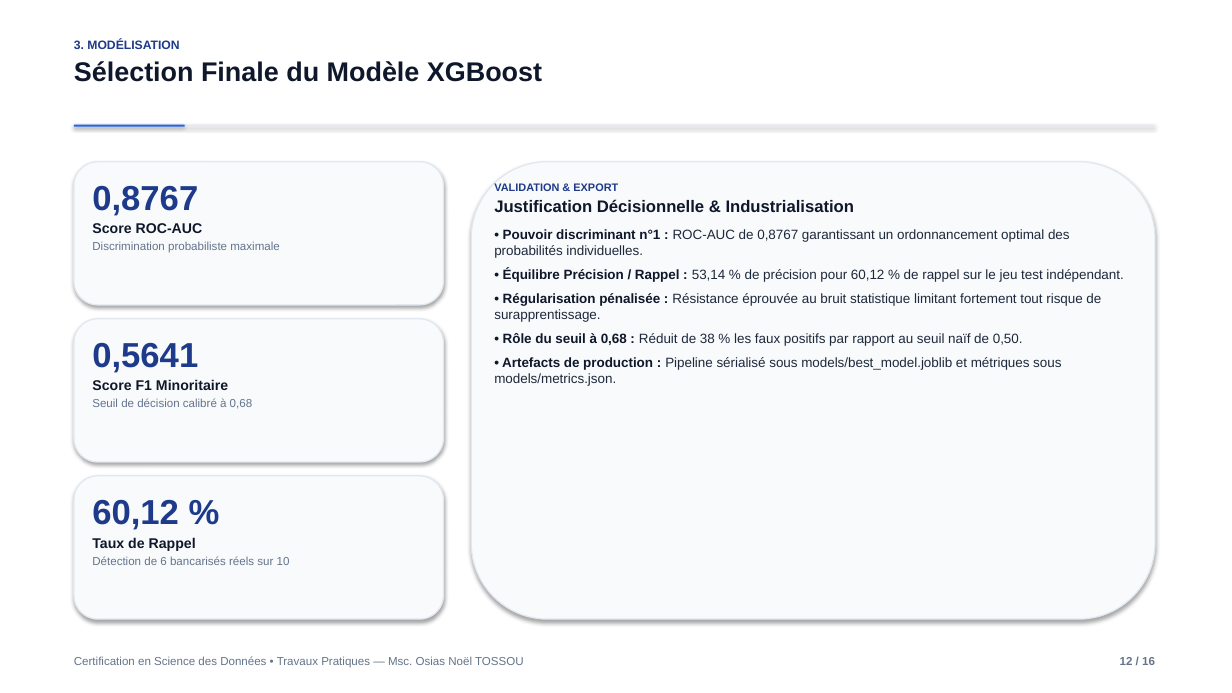
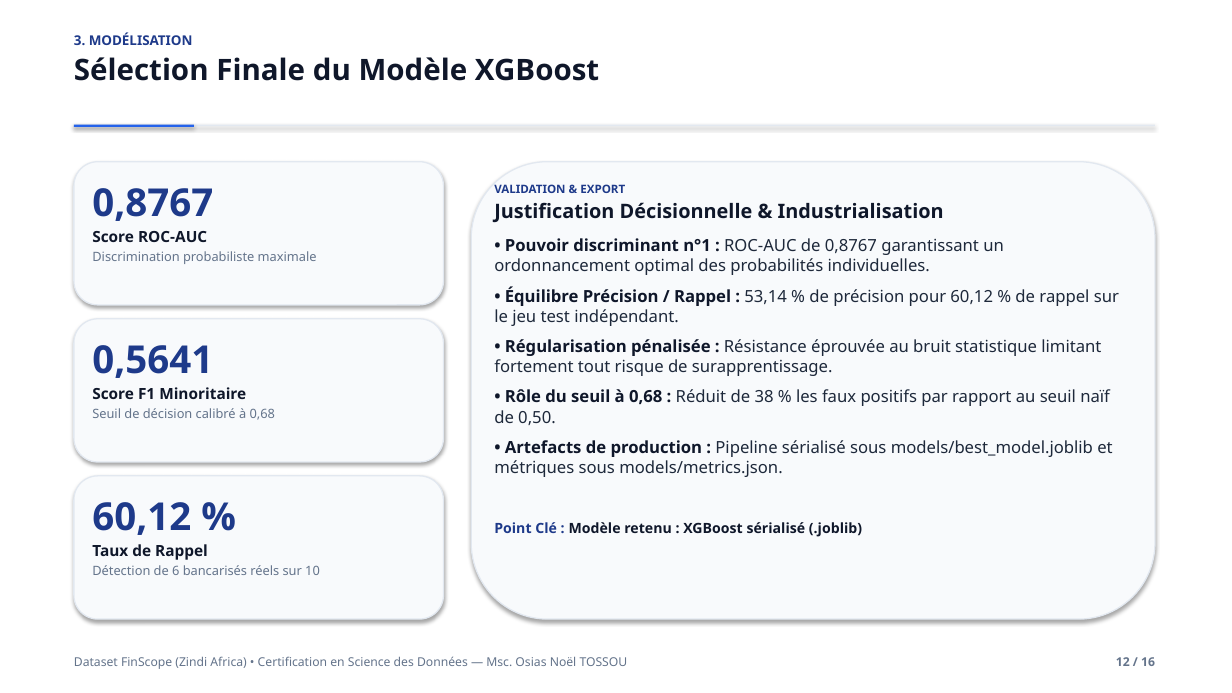
Before and after one commit to OLOUNLAD/Financial-inclusion-africa, a slide deck: slide 12 of Presentation_Soutenance.pptx. Drawn at 1232x693 pixels with LibreOffice and Linux fonts; fonts in the diff are those of the drawing. Boxes give left, top, right and bottom in pixels: in the first picture for what was removed or moved away, otherwise in the second. Text is boxed around its words. In the diff, an @@ line names an element or a change of style, - is before the commit and + after.

Commit message:
Redesign defense slides: highlight FinScope dataset, enlarge typography to 13pt, and balance card proportions

```diff
--- a/Presentation_Soutenance.pptx
+++ b/Presentation_Soutenance.pptx
@@ text "3. MODÉLISATION" at (x1=74, y1=32, x2=599, y2=81): size 9.5 to 10.5 pt in "3. MODÉLISATION"; font Arial to Noto Sans; size 21 to 23 pt in "Sélection Finale du Modèle XGBoost" @@
@@ rectangle resized from (x1=74, y1=125, x2=185, y2=127) to (x1=74, y1=125, x2=194, y2=128) @@
@@ text "0,8767" at (x1=92, y1=188, x2=317, y2=264): size 27 to 30 pt in "0,8767"; font Arial to Noto Sans; size 11 to 12 pt in "Score ROC-AUC"; size 9 to 10 pt in "Discrimination probabiliste maximale" @@
@@ text at (x1=494, y1=184, x2=1119, y2=477): size 8.5 to 9 pt in "VALIDATION & EXPORT"; font Arial to Noto Sans; size 13 to 15.5 pt in "Justification Décisionnelle & Industrialisation"; size 10.5 to 13 pt in "• Pouvoir discriminant n°1 : ROC-AUC de ...", "• Équilibre Précision / Rappel : 53,14 ...", "• Régularisation pénalisée : Résistance éprouvée au ...", "• Rôle du seuil à 0,68 : ..." and 1 more places; more space between paragraphs @@
@@ text "0,5641" at (x1=92, y1=345, x2=275, y2=420): size 27 to 30 pt in "0,5641"; font Arial to Noto Sans; size 11 to 12 pt in "Score F1 Minoritaire"; size 9 to 10 pt in "Seuil de décision calibré à 0,68" @@
@@ text "60,12 %" at (x1=92, y1=502, x2=320, y2=575): size 27 to 30 pt in "60,12 %"; font Arial to Noto Sans; size 11 to 12 pt in "Taux de Rappel"; size 9 to 10 pt in "Détection de 6 bancarisés réels sur 10" @@
@@ text at (x1=494, y1=522, x2=862, y2=537): paragraph added @@
+Point Clé : Modèle retenu : XGBoost sérialisé (.joblib)
@@ text at (x1=74, y1=656, x2=628, y2=669): text changed; size 9 to 9.5 pt; font Arial to Noto Sans @@
-Certification en Science des Données • Travaux Pratiques — Msc. Osias Noël TOSSOU
+Dataset FinScope (Zindi Africa) • Certification en Science des Données — Msc. Osias Noël TOSSOU
@@ text "12 / 16" at (x1=1116, y1=657, x2=1155, y2=666): size 9 to 9.5 pt, font Arial to Noto Sans @@
```
Also in this commit, not shown: 15 other slides changed, 2 other files.
